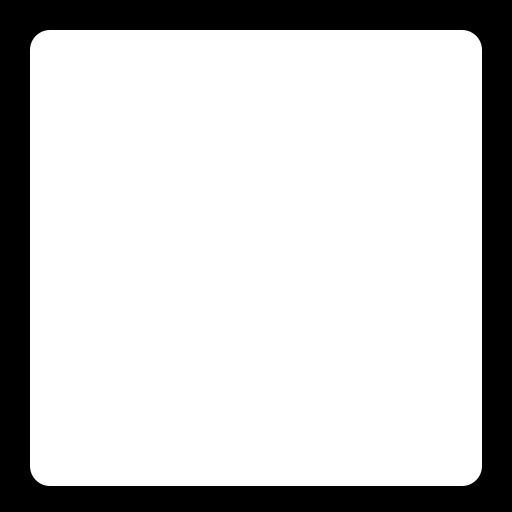
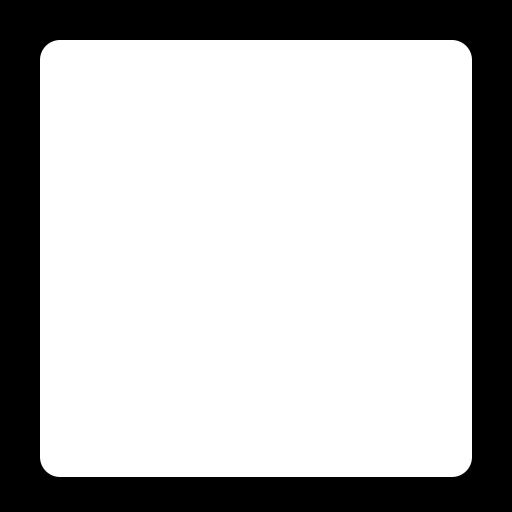
Two versions of the same layered image (512 × 512). Layer-by-layer changes:
hid "Rounded Rectangle 3" over [30, 30, 482, 486]
showed "Rounded Rectangle 2" over [40, 40, 472, 477]
